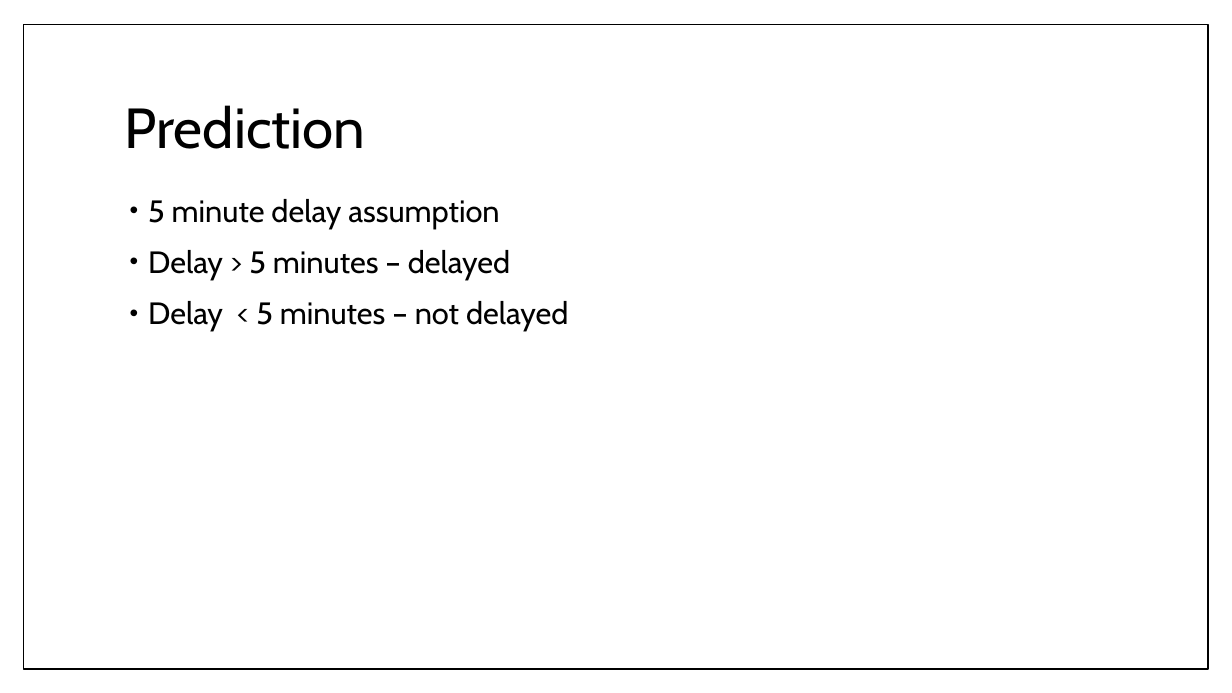
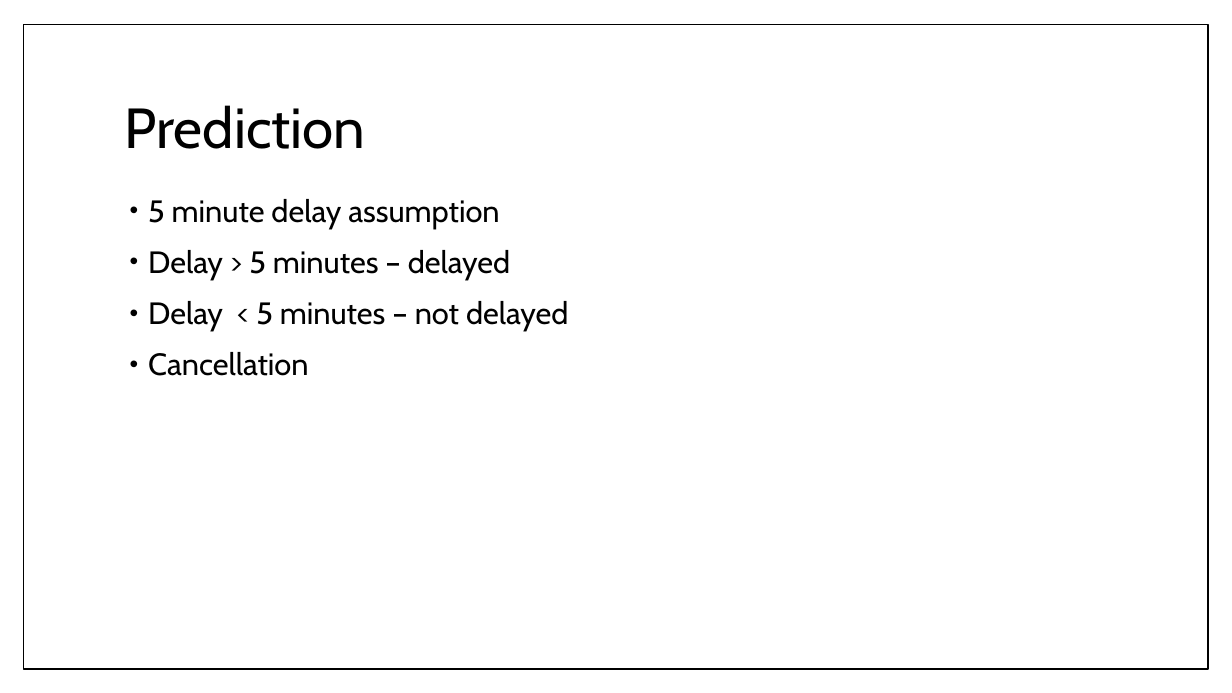
Before and after one commit to RoAjinkya/FlightDelay, a slide deck: slide 14 of docs/Final Presentation_FlightDelay.pptx. Drawn at 1232x693 pixels with LibreOffice and Linux fonts; fonts in the diff are those of the drawing. Boxes give left, top, right and bottom in pixels: in the first picture for what was removed or moved away, otherwise in the second. Text is boxed around its words. In the diff, an @@ line names an element or a change of style, - is before the commit and + after.

```diff
--- a/docs/Final Presentation_FlightDelay.pptx
+++ b/docs/Final Presentation_FlightDelay.pptx
@@ text at <box>148,352,309,376</box>: paragraph added @@
+• Cancellation
```
Also in this commit, not shown: 6 other slides changed, 2 slides added, 1 slide removed.
